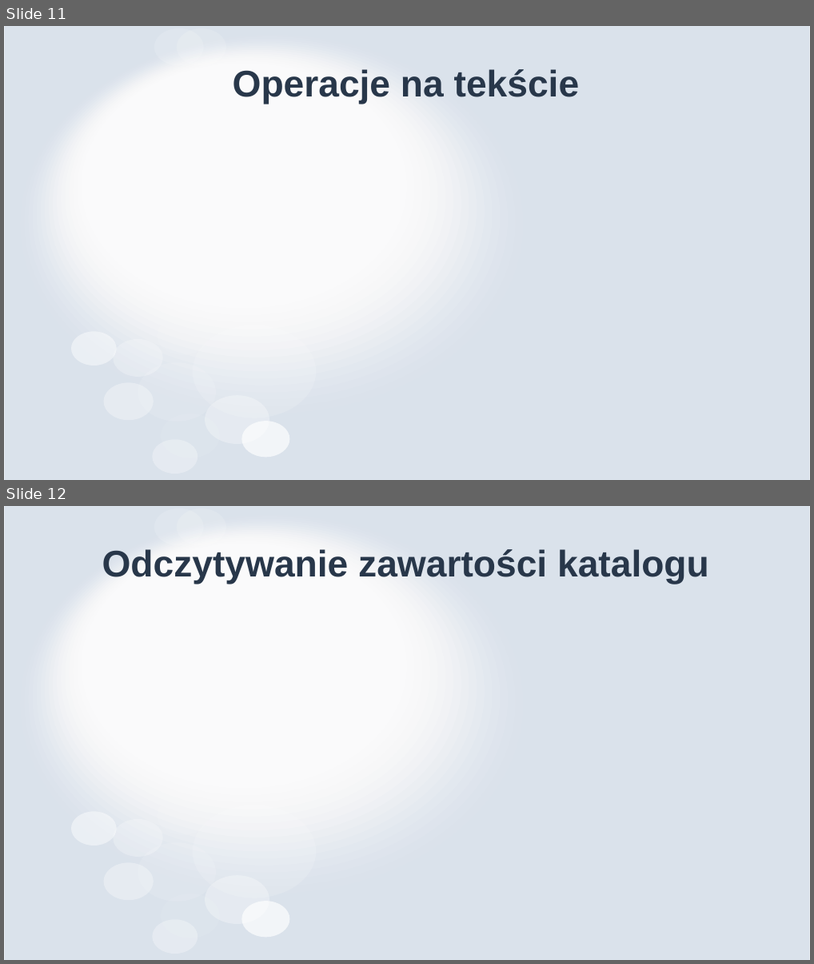
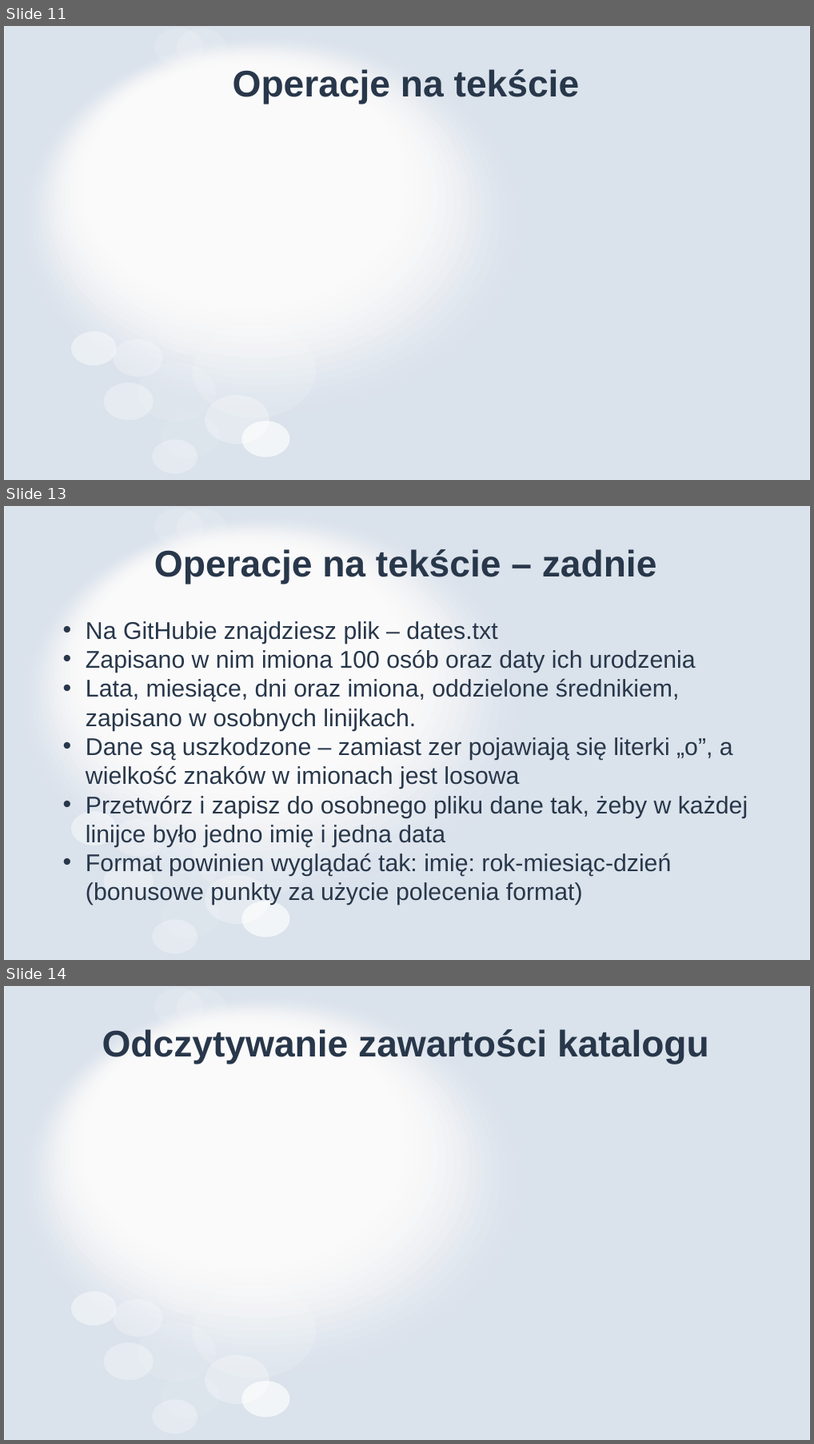
Before and after one commit to MikoStoro/ETI_Academy_python, a slide deck: EverydayPython/EverydayPython.pptx. Shown one above the other, each under a label of ours: slides 11 and 12 before the commit, slides 11, 13 and 14 after it; the slides between them are not shown. The pictures are 814x964 and 814x1444 pixels, drawn with LibreOffice and Linux fonts; fonts in the diff are those of the drawing. Boxes give left, top, right and bottom in pixels: in the first picture for what was removed or moved away, otherwise in the second. Text is boxed around its words. In the diff, an @@ line names an element or a change of style, - is before the commit and + after.

```diff
--- a/EverydayPython/EverydayPython.pptx
+++ b/EverydayPython/EverydayPython.pptx
@@ slide 13 added at <box>4,506,810,960</box>, background #FFFFFF; not listed: 31 template elements that a slide beside it also shows @@
@@ title added at <box>154,549,658,584</box>, 44 pt, text #28374A, bold @@
+Operacje na tekście – zadnie
@@ text added at <box>86,621,748,904</box>, 28.8 pt, text #28374A @@
+• Na GitHubie znajdziesz plik – dates.txt
+• Zapisano w nim imiona 100 osób oraz daty ich urodzenia
+• Lata, miesiące, dni oraz imiona, oddzielone średnikiem, zapisano w osobnych linijkach.
+• Dane są uszkodzone – zamiast zer pojawiają się literki „o”, a wielkość znaków w imionach jest losowa
+• Przetwórz i zapisz do osobnego pliku dane tak, żeby w każdej linijce było jedno imię i jedna data
+• Format powinien wyglądać tak: imię: rok-miesiąc-dzień (bonusowe punkty za użycie polecenia format)
@@ what was slide 12 is now slide 14 @@
```
Also in this commit, not shown: 1 slide changed, 1 other slide added, 9 other files.
